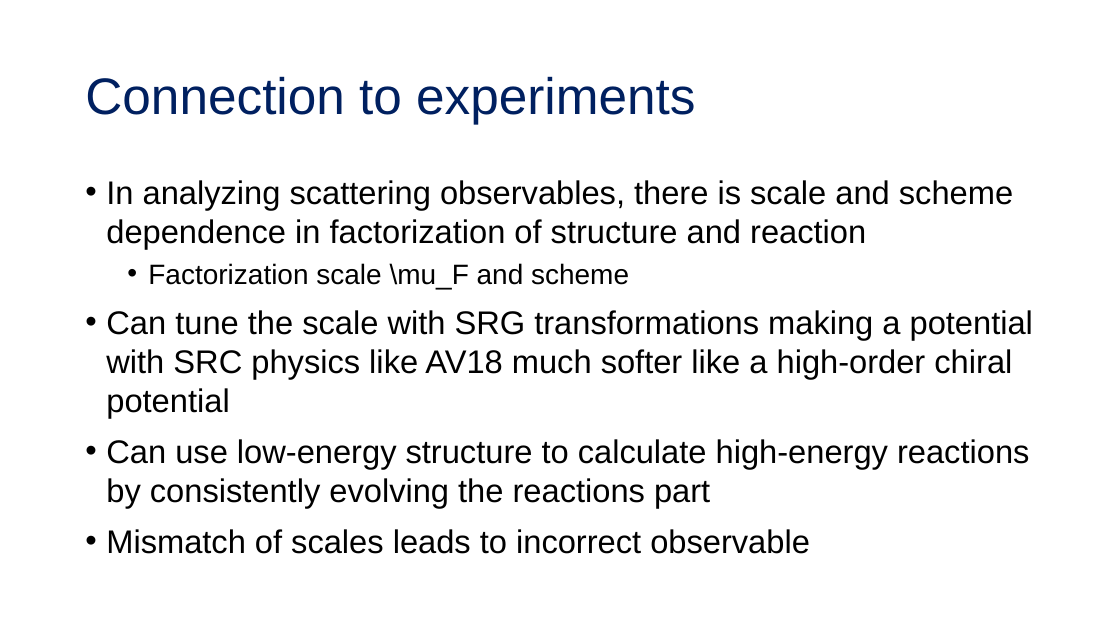
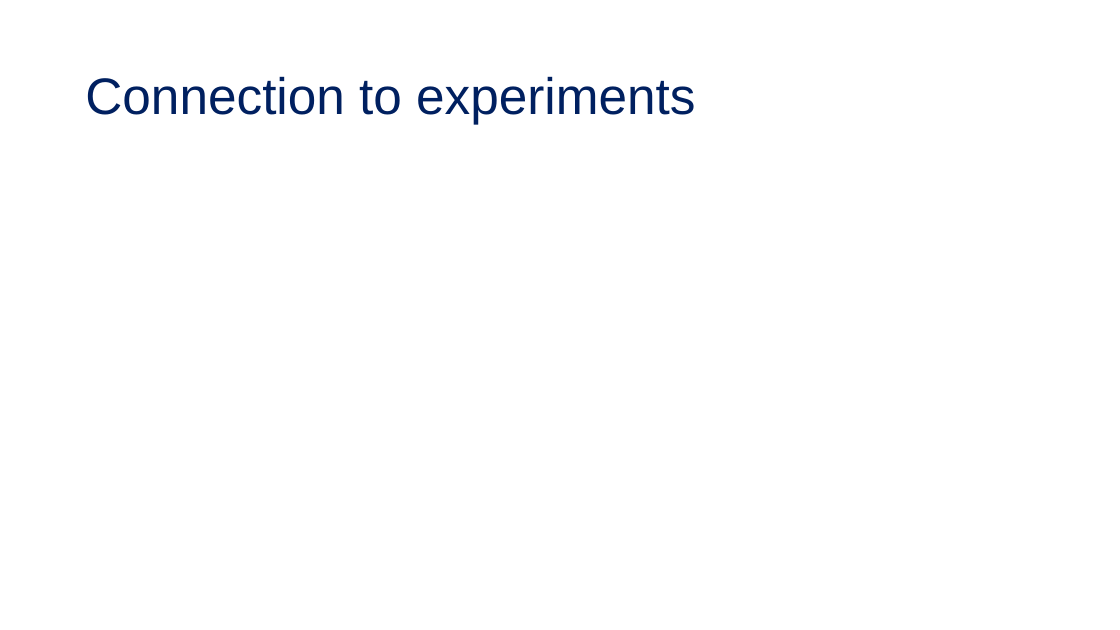
Before and after one commit to tropiano4/tropiano-srg, a slide deck: slide 10 of Presentations/NUCLEI_June2020/tropiano_nuclei_2020.pptx. Drawn at 1120x630 pixels with LibreOffice and Linux fonts; fonts in the diff are those of the drawing; grey boxes stand for pictures. Boxes give left, top, right and bottom in pixels: in the first picture for what was removed or moved away, otherwise in the second. Text is boxed around its words. In the diff, an @@ line names an element or a change of style, - is before the commit and + after.

```diff
--- a/Presentations/NUCLEI_June2020/tropiano_nuclei_2020.pptx
+++ b/Presentations/NUCLEI_June2020/tropiano_nuclei_2020.pptx
@@ text removed at <box>106,180,1033,554</box> @@
-• In analyzing scattering observables, there is scale and scheme dependence in factorization of structure and reaction
-  • Factorization scale \mu_F and scheme
-• Can tune the scale with SRG transformations making a potential with SRC physics like AV18 much softer like a high-order chiral potential
-• Can use low-energy structure to calculate high-energy reactions by consistently evolving the reactions part
-• Mismatch of scales leads to incorrect observable
```
Also in this commit, not shown: 8 other slides changed, 6 slides added, 1 slide removed, 1 other file.
